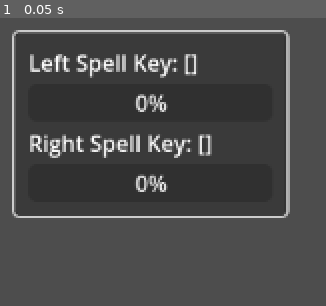
Above: before the commit, frame 1.
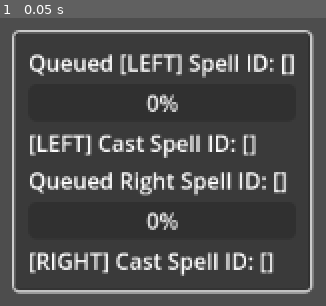
Above: after the commit, the same moment.

Repository: WobblyRonnoc/NecromancerGame
Game: Godot game, scene res://level.tscn
Two runs of this game, one before a commit and one after it. Both use one fixed random seed, a clock stepped at 60 frames per second and the inputs below.
Inputs:
- Up to frame 1 (0.05 s): no input

The runs differ from the first frame. In frame 1, 24% of the frame differs, in the area x 3-97%, y 4-96%.

Commit message:
finished casting ui proto

Diff:
--- a/analog_input_viewer.gd
+++ b/analog_input_viewer.gd
@@ -11,7 +11,14 @@
 @onready var back = $back
 @onready var analog_vector
 
-enum STATE {holding,idle}
+var trigger_pulled : bool = false
+var has_cast : bool = false
+
+func trigger_depth():
+	if stick == 0:
+		return Input.get_action_strength("lt")
+	if stick == 1:
+		return Input.get_action_strength("rt")
 
 
 func _ready():
@@ -21,29 +28,29 @@
 			child.stick = stick # carry the side down to the points
 
 func _process(delta):
-	Global.debug.add_property("Left Spell Key", Global.left_spell_key, 0)
-	Global.debug.add_property_bar("Left Trigger Strength", Input.get_action_strength("lt"), 1)
+	Global.debug.add_property("Queued [LEFT] Spell ID", Global.left_spell_key, 0)
+	Global.debug.add_property_bar("[LEFT]Trigger Strength", Input.get_action_strength("lt"), 1)
 
-	Global.debug.add_property("Right Spell Key", Global.right_spell_key, 2)
-	Global.debug.add_property_bar("Right Trigger Strength", Input.get_action_strength("rt"), 3)
+	Global.debug.add_property("Queued Right Spell ID", Global.right_spell_key, 3)
+	Global.debug.add_property_bar("Right Trigger Strength", Input.get_action_strength("rt"), 4)
+
+	if stick == 0:
+		analog_vector = Input.get_vector("ls_left","ls_right","ls_up","ls_down",-1.0)
+	else:
+		analog_vector = Input.get_vector("rs_left","rs_right","rs_up","rs_down",-1.0)
+
+	if trigger_depth() > 0.0:
+		trigger_pulled = true
+	elif trigger_depth() < 1.0:
+		trigger_pulled = false
+
+	if trigger_pulled:
+		has_cast = false
+		show()
+	elif !has_cast:
+		cast(stick, Global.get_spell_key(stick))
 
 
-
-	# Set the input
-	if stick == 0:
-		analog_vector = Input.get_vector("ls_left","ls_right","ls_up","ls_down",-1.0)
-		if Input.is_action_pressed("lt"):
-			show()
-		else:
-			cast(stick, Global.left_spell_key)
-
-	if stick == 1:
-		if Input.is_action_pressed("rt"):
-			show()
-		else:
-			cast(stick, Global.right_spell_key)
-
-		analog_vector = Input.get_vector("rs_left","rs_right","rs_up","rs_down",-1.0)
 
 	# limit the input display's position to the radius
 	analog.position = analog_vector * radius
@@ -51,19 +58,20 @@
 
 	#FIXME: THIS IS RUNNING CONSTANTLY. MAKE IT ONLY RUN IN A TRANSITION FROM [HOLDING] -> [IDLE]
 func cast(stick, spell_id):
+	for child in get_children():
+		if child.name.contains("SpellPoint"):
+			child.selected = false
 	var spell = str(spell_id)
-	print(spell)
+	has_cast = true
 	# Check cast against spells
 	if Global.SPELL_LIST.has(spell):
 		print(Global.SPELL_LIST[spell])
 	# Clear and reset for next cast
 	if stick == 0:
+		Global.debug.add_property("[LEFT] Cast Spell ID", spell, 2)
 		Global.left_spell_key.clear()
 		hide()
 	if stick == 1:
+		Global.debug.add_property("[RIGHT] Cast Spell ID", spell, 5)
 		Global.right_spell_key.clear()
 		hide()
-
-	for child in get_children():
-		if child.name.contains("SpellPoint"):
-			child.selected = false
--- a/delete me.gd
+++ b/delete me.gd
@@ -7,26 +7,15 @@
 	idle
 }
 var current_state = STATES.idle
+var trigger_pulled : bool = false
 
-func transition(new_state, callback : Callable):
-	callback.call()
-	current_state = new_state
-
-func show_wheel():
-	print("wheel")
+func trigger_depth(action : String) -> float:
+	return Input.get_action_strength(action)
 
 func _process(delta):
-	Global.debug.add_property_bar("trigger strength", Input.get_action_strength("rt"), 0)
-	if current_state == STATES.idle:
-		Global.debug.add_property("output", "Idle", 1)
-		if Input.get_action_strength("rt") > 0.0:
-			transition(STATES.pressed, func(): print("wheel"))
+	Global.debug.add_property_bar("trigger strength", trigger_depth("rt"), 0)
 
-	if current_state == STATES.pressed:
-		Global.debug.add_property("output", "Wheel UI!", 1)
-		if Input.get_action_strength("rt") < 1.0:
-			transition(STATES.released, func(cast): print(str(cast)))
-
-	if current_state == STATES.released:
-		Global.debug.add_property("output", "Casting!", 1)
-		current_state = STATES.idle
+	if trigger_depth("rt") > 0.0:
+		trigger_pulled = true
+	elif trigger_depth("rt") < 1.0:
+		trigger_pulled = false
--- a/global.gd
+++ b/global.gd
@@ -12,3 +12,21 @@
 var right_spell_key : Array = []
 
 const SPELL_LIST : Dictionary = {"120" : "FireBall"}
+
+func get_spell_key(stick):
+	if stick == 0:
+		return left_spell_key
+	if stick == 1:
+		return right_spell_key
+
+func set_spell_key(stick, value: Array):
+	if stick == 0:
+		left_spell_key = value
+	if stick == 1:
+		right_spell_key = value
+
+func clear_spell_key(stick):
+	if stick == 0:
+		left_spell_key.clear()
+	if stick == 1:
+		right_spell_key.clear()
--- a/level.gd
+++ b/level.gd
@@ -1,15 +1,4 @@
 extends Node2D
 
-@onready var ls_display = $AnalogInputViewer
-@onready var rs_display = $AnalogInputViewer2
-
 func _process(delta):
-	if Input.is_action_just_pressed("rt"):
-		rs_display.show()
-	if Input.is_action_just_released("rt"):
-		rs_display.hide()
-
-	if Input.is_action_just_pressed("lt"):
-		ls_display.show()
-	if Input.is_action_just_released("lt"):
-		ls_display.hide()
+	pass
--- a/spell_point.gd
+++ b/spell_point.gd
@@ -22,7 +22,6 @@
 		if stick == 1:
 			Global.right_spell_key.append(key_value)
 
-
 # add the selection value to the global key array
 func _on_area_2d_area_exited(area):
 	pass
Not shown, added: del4BFF.tmp
